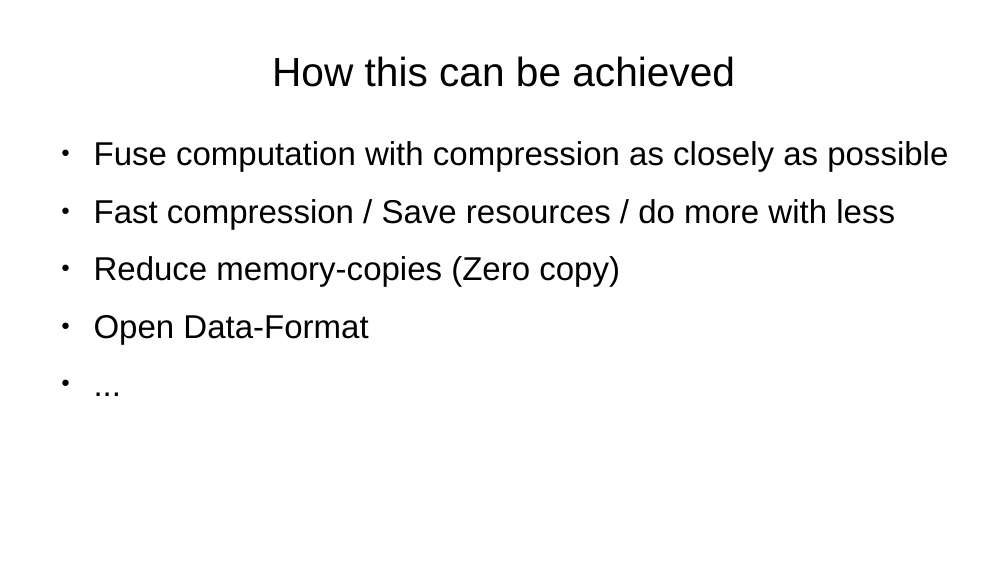
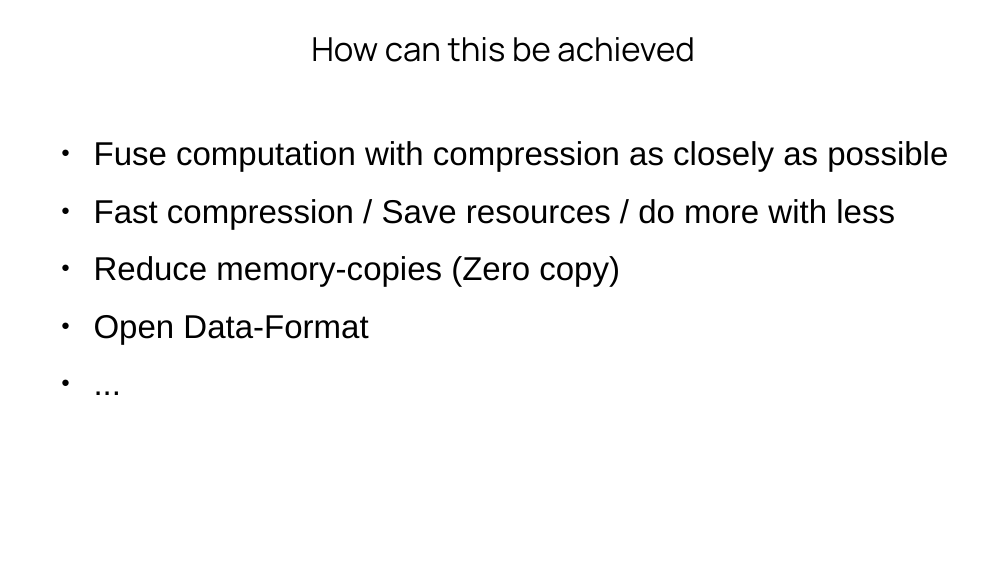
Before and after one commit to inaos/iron-array, a slide deck: slide 4 of decks/pyDataNyc2019.odp (slide 5 before the commit). Drawn at 1008x567 pixels with LibreOffice and Linux fonts; fonts in the diff are those of the drawing. Boxes give left, top, right and bottom in pixels: in the first picture for what was removed or moved away, otherwise in the second. Text is boxed around its words. In the diff, an @@ line names an element or a change of style, - is before the commit and + after.

```diff
--- a/decks/pyDataNyc2019.odp
+++ b/decks/pyDataNyc2019.odp
@@ text at bbox=[311, 37, 694, 62]: text changed; size 32 to 26 pt; font Arial to Manrope @@
-How this can be achieved
+How can this be achieved
```
Also in this commit, not shown: 8 other slides changed, 2 slides added, 3 slides removed.
